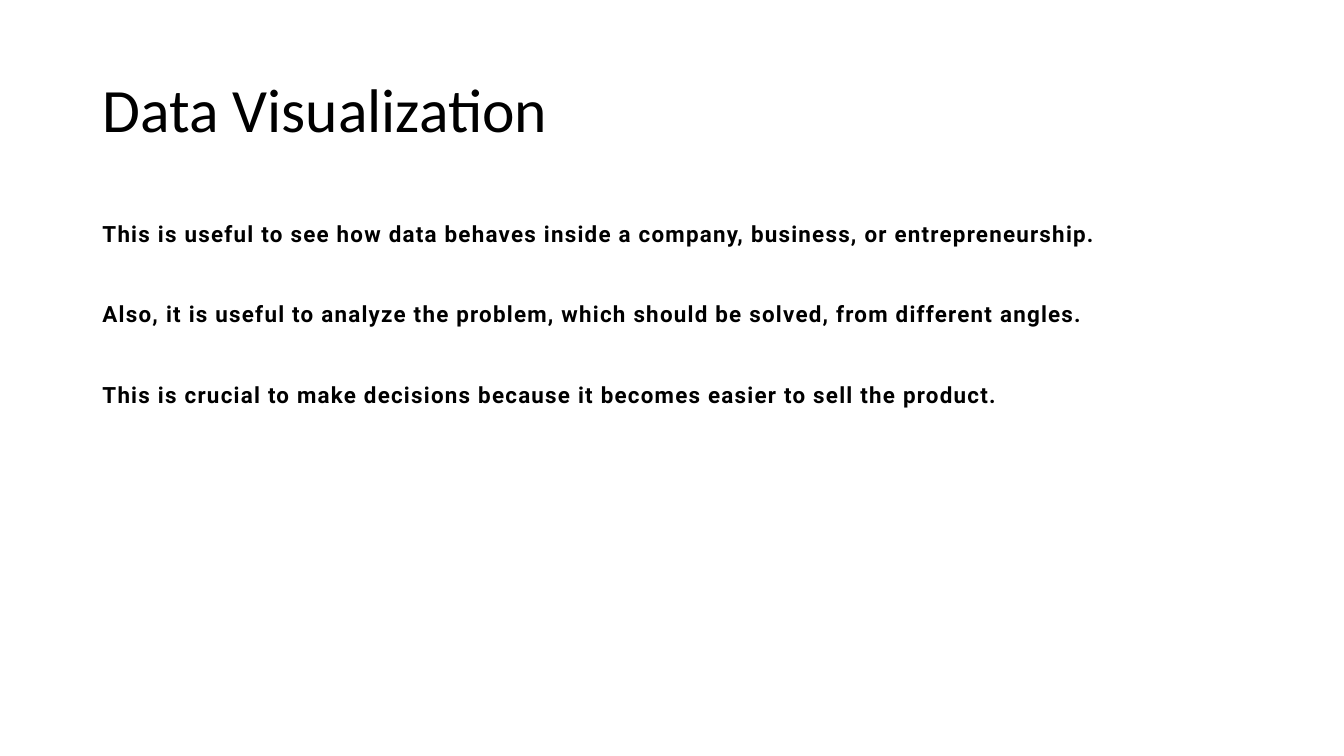
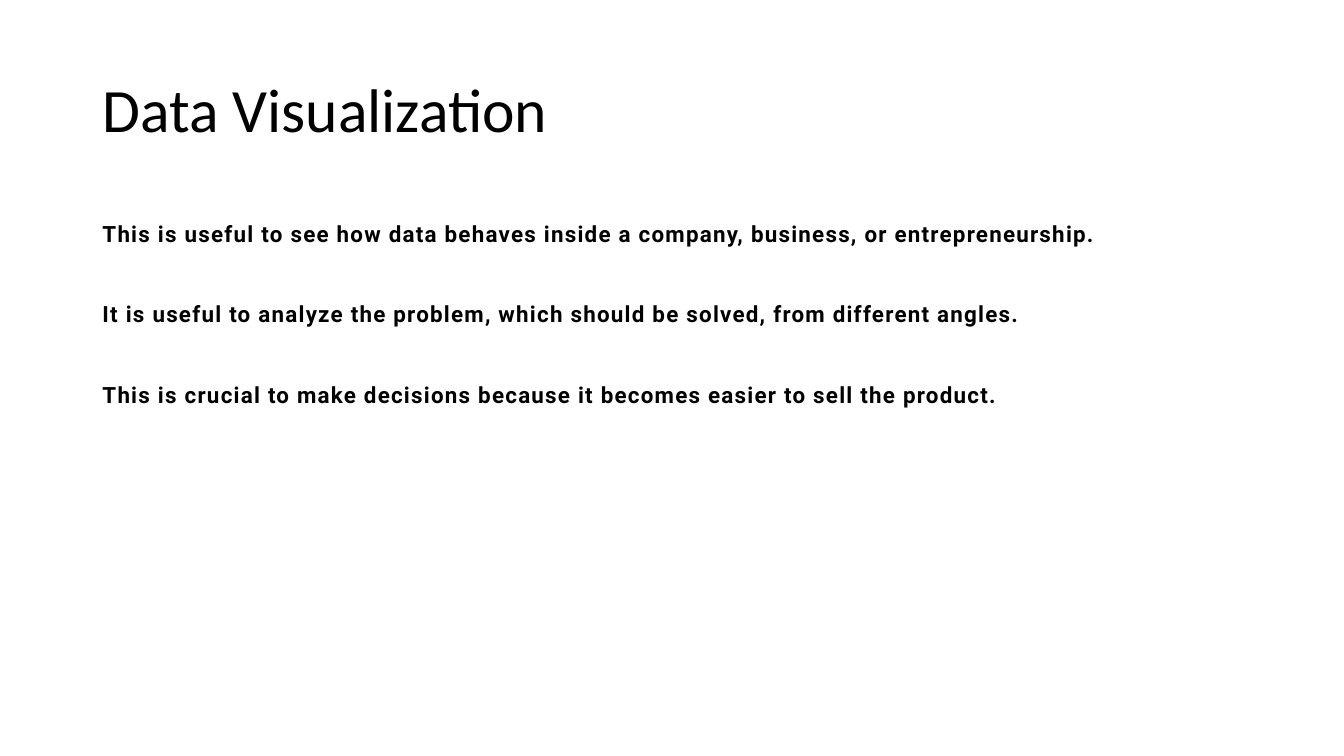
Before and after one commit to abelcondear/course, a slide deck: slide 43 of software-engineer-intro/english/pptx/software-engineer-intro.pptx. Drawn at 1344x756 pixels with LibreOffice and Linux fonts; fonts in the diff are those of the drawing. Boxes give left, top, right and bottom in pixels: in the first picture for what was removed or moved away, otherwise in the second. Text is boxed around its words. In the diff, an @@ line names an element or a change of style, - is before the commit and + after.

```diff
--- a/software-engineer-intro/english/pptx/software-engineer-intro.pptx
+++ b/software-engineer-intro/english/pptx/software-engineer-intro.pptx
@@ text at box(102, 305, 1018, 327): text changed @@
-Also, it is useful to analyze the problem, which should be solved, from different angles.
+It is useful to analyze the problem, which should be solved, from different angles.
```
Also in this commit, not shown: 5 other slides changed, 3 other files.
